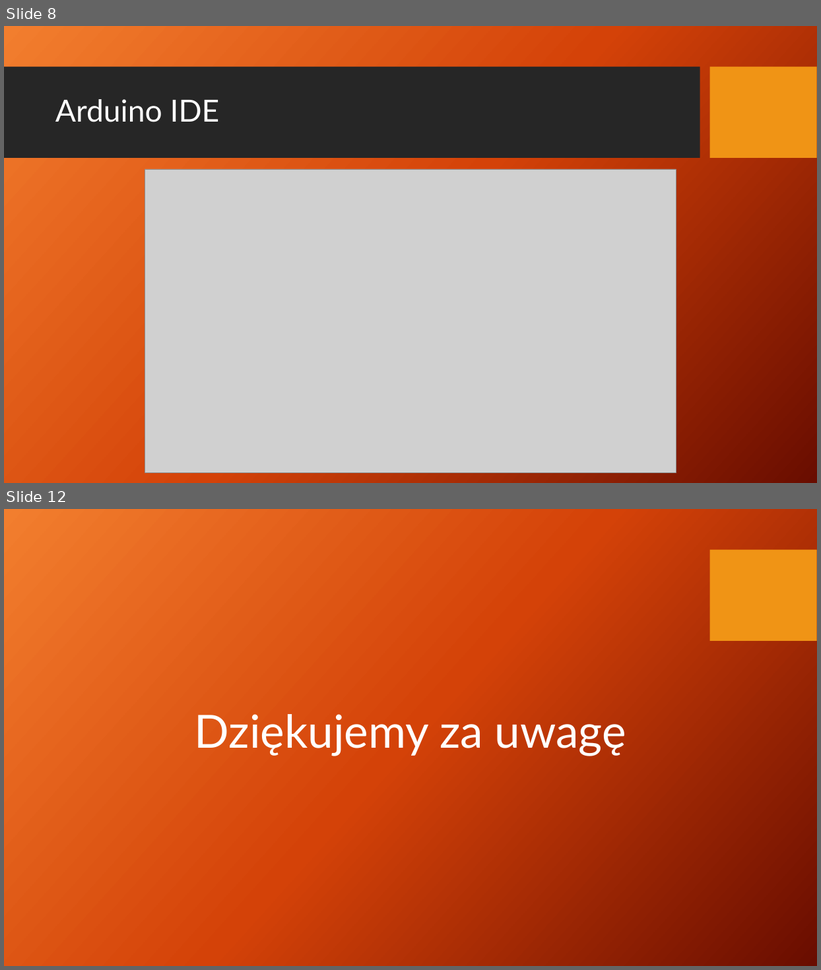
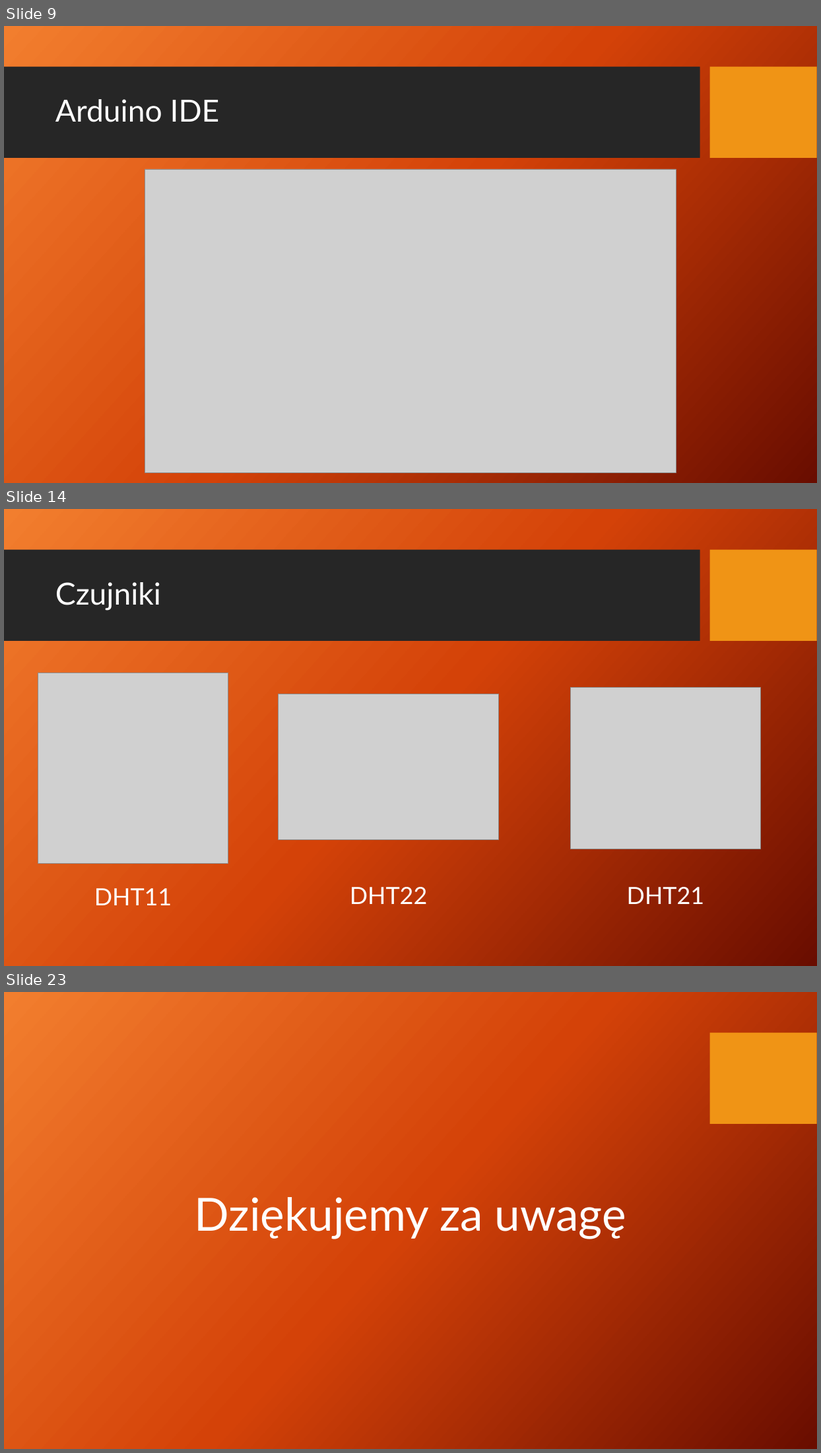
Before and after one commit to AdamStudies-PWR/ProjektZespolowyPWR, a slide deck: przentacja.pptx. Shown one above the other, each under a label of ours: slides 8 and 12 before the commit, slides 9, 14 and 23 after it; the slides between them are not shown. The pictures are 821x970 and 821x1453 pixels, drawn with LibreOffice and Linux fonts; fonts in the diff are those of the drawing; grey boxes stand for pictures; background and template pictures are left out. Boxes give left, top, right and bottom in pixels: in the first picture for what was removed or moved away, otherwise in the second. Text is boxed around its words. In the diff, an @@ line names an element or a change of style, - is before the commit and + after.

```diff
--- a/przentacja.pptx
+++ b/przentacja.pptx
@@ slide 14 added at box(4, 509, 817, 966), background picture (left out); not listed: 2 template elements that a slide beside it also shows @@
@@ title added at box(55, 582, 161, 611), 36 pt, text #FFFFFF @@
+Czujniki
@@ picture added at box(38, 673, 228, 863) @@
@@ picture added at box(279, 694, 499, 840) @@
@@ picture added at box(571, 688, 761, 850) @@
@@ text added at box(94, 889, 172, 906), 28 pt, text #FFFFFF @@
+DHT11
@@ text added at box(350, 887, 427, 904), 28 pt, text #FFFFFF @@
+DHT22
@@ text added at box(627, 887, 704, 904), 28 pt, text #FFFFFF @@
+DHT21
@@ what was slide 8 is now slide 9 @@
@@ what was slide 12 is now slide 23 @@
```
Also in this commit, not shown: 4 slides changed, 12 other slides added, 2 slides removed, 1 other file.
